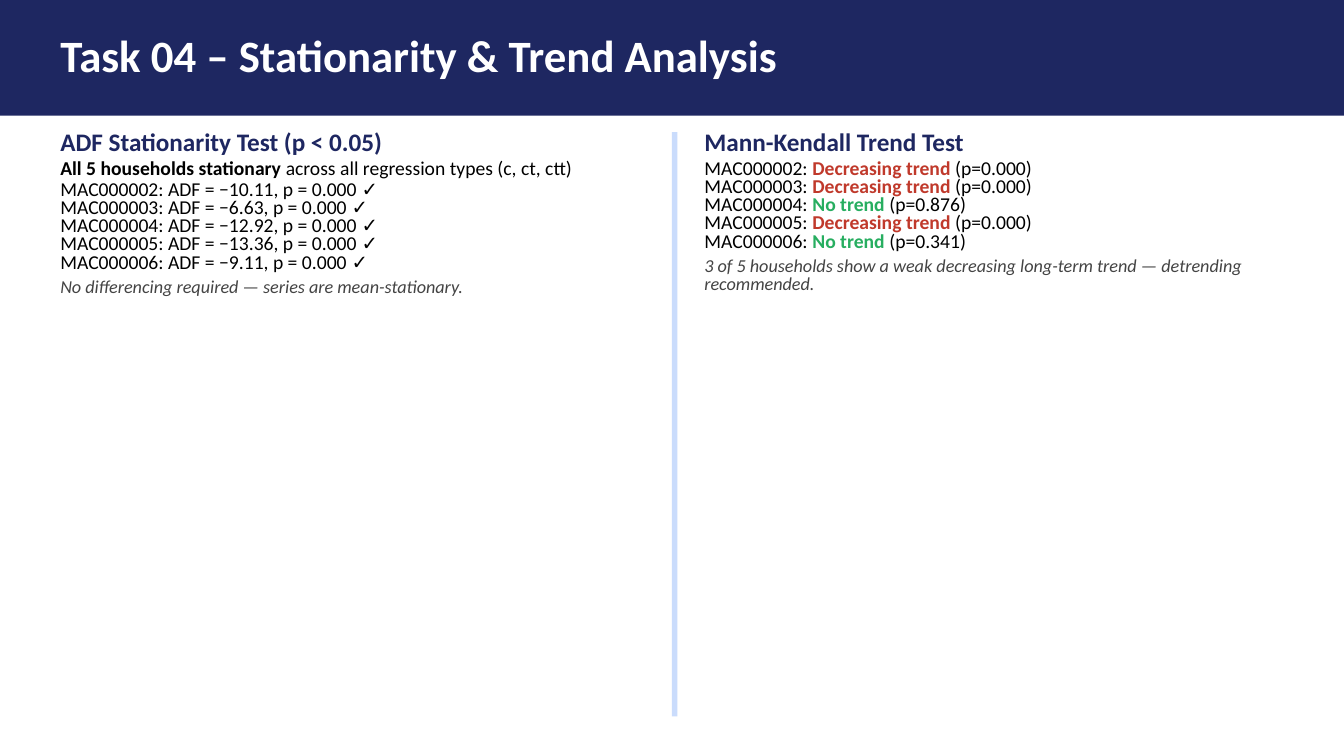
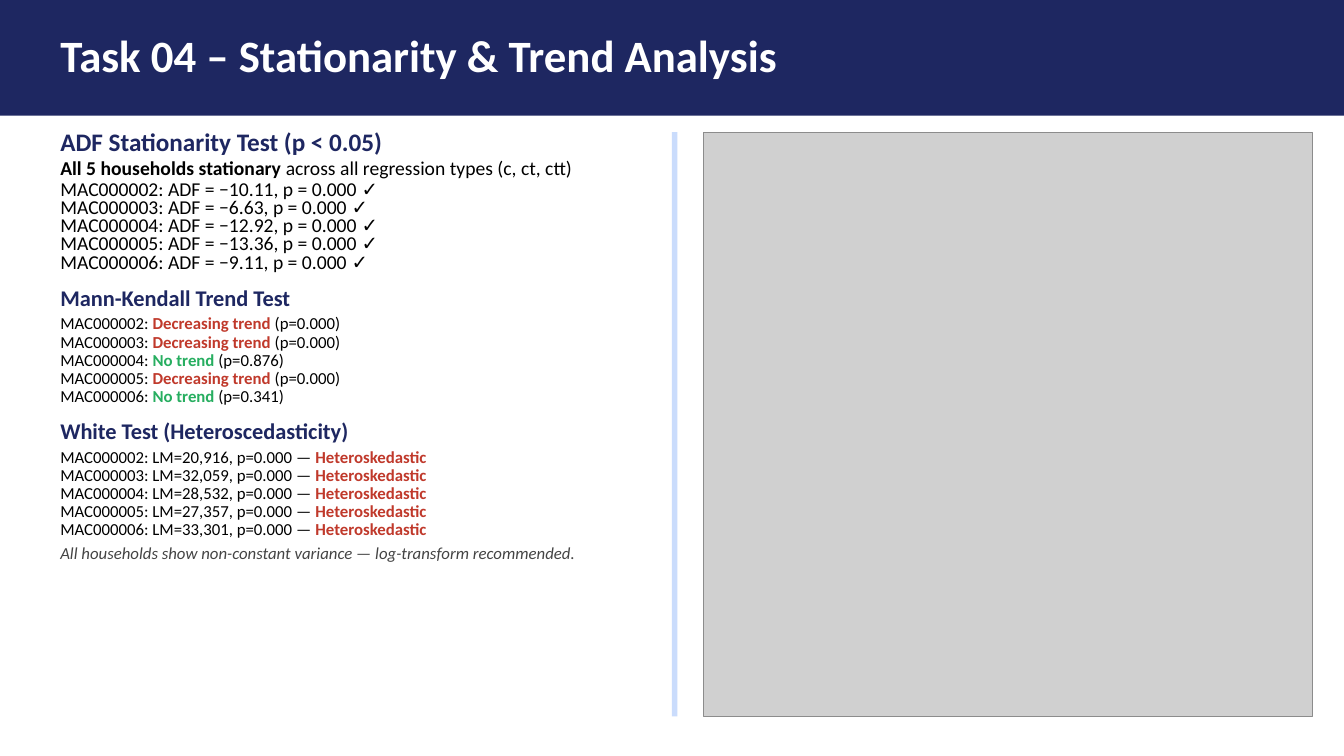
Before and after one commit to FVardi/PhD-Courses, a slide deck: slide 3 of Deep learning for time-series/Assignment 2/Presentation.pptx (slide 7 before the commit). Drawn at 1344x756 pixels with LibreOffice and Linux fonts; fonts in the diff are those of the drawing; grey boxes stand for pictures. Boxes give left, top, right and bottom in pixels: in the first picture for what was removed or moved away, otherwise in the second. Text is boxed around its words. In the diff, an @@ line names an element or a change of style, - is before the commit and + after.

Commit message:
Added the correct transforms in tasks 6-10

```diff
--- a/Deep learning for time-series/Assignment 2/Presentation.pptx
+++ b/Deep learning for time-series/Assignment 2/Presentation.pptx
@@ text removed at (x1=704, y1=133, x2=1032, y2=251) @@
-Mann-Kendall Trend Test
-MAC000002: Decreasing trend (p=0.000)
-MAC000003: Decreasing trend (p=0.000)
-MAC000004: No trend (p=0.876)
-MAC000005: Decreasing trend (p=0.000)
-MAC000006: No trend (p=0.341)
-3 of 5 households show a weak decreasing long-term trend — detrending recommended.
@@ picture added at (x1=704, y1=132, x2=1314, y2=717) @@
@@ text at (x1=60, y1=290, x2=575, y2=562): text changed; size 13 to 12 pt; text colour #444444 to #000000; italic off @@
-No differencing required — series are mean-stationary.
+Mann-Kendall Trend Test
+MAC000002: Decreasing trend (p=0.000)
+MAC000003: Decreasing trend (p=0.000)
+MAC000004: No trend (p=0.876)
+MAC000005: Decreasing trend (p=0.000)
+MAC000006: No trend (p=0.341)
+White Test (Heteroscedasticity)
+MAC000002: LM=20,916, p=0.000 — Heteroskedastic
+MAC000003: LM=32,059, p=0.000 — Heteroskedastic
+MAC000004: LM=28,532, p=0.000 — Heteroskedastic
+MAC000005: LM=27,357, p=0.000 — Heteroskedastic
+MAC000006: LM=33,301, p=0.000 — Heteroskedastic
+All households show non-constant variance — log-transform recommended.
```
Also in this commit, not shown: 1 other slide changed, 7 slides added, 5 slides removed, 15 other files.
